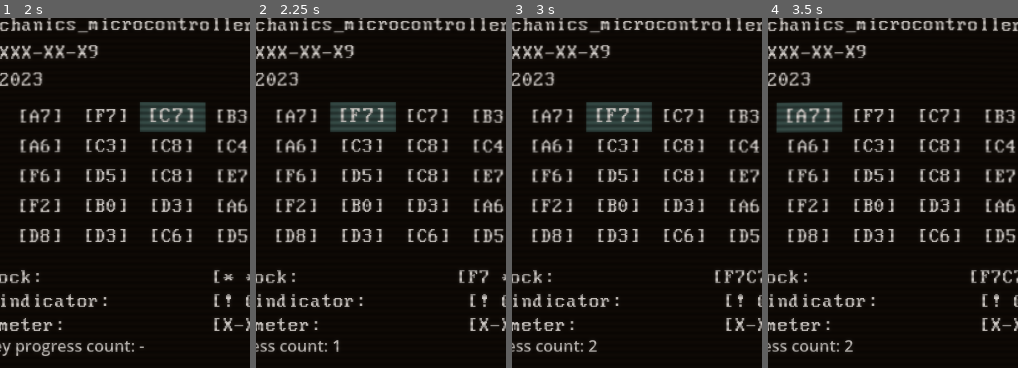
Above: before the commit, frames 1-4 (left to right).
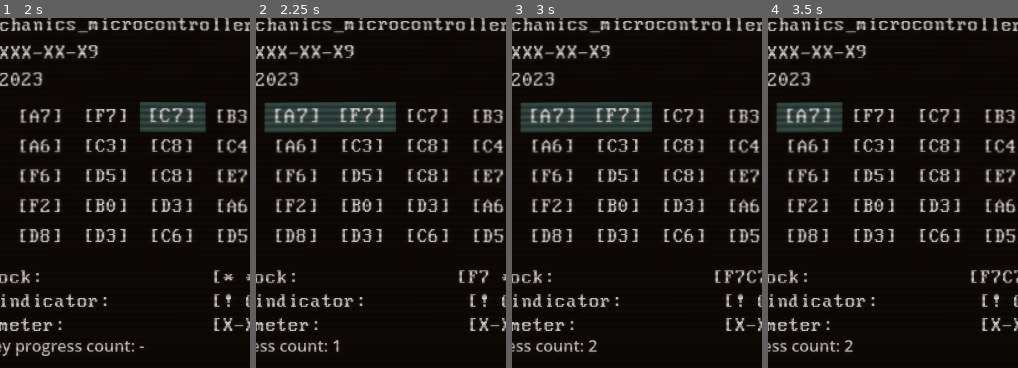
Above: after the commit, the same moments.

Repository: RusanJoshi/MAT_H.dx
Game: Godot game, scene res://main scenes/main.tscn
The game is run twice, just before and just after one commit, with the same random seed, the same clock (stepped at 60 frames per second) and the same inputs.
Inputs (mouse positions are % of the whole screen's width and height, from its top left):
- Up to frame 1 (2 s): tap Enter at 0.5 s; drag from (20, 21) to (47, 21) at 0.52 s; tap Space at 1.25 s; drag from (33, 21) to (60, 21) at 1.27 s
- Up to frame 2 (2.25 s): tap Enter at 2 s; move the mouse to (47, 21) at 2.02 s; hold Right (right_key) from 2.03 s (still down); tap R (r_key) at 2.1 s; click (47, 21) at 2.17 s
- Up to frame 3 (3 s): release Right (right_key) at 2.75 s; tap Space at 2.75 s; drag from (60, 21) to (33, 21) at 2.77 s
- Up to frame 4 (3.5 s): no input
The pictures show only the part of the screen within x 25-75%, y 7-57%; the shares and areas given below are measured in that part.

Frame 1 is identical in both runs. In frame 2, 2.1% of the frame differs, in the area x 3-30%, y 24-33%; in frame 3, 2.1%; in frame 4, nothing differs.

Commit message:
commit 1

Diff:
--- a/scripts/matrix.gd
+++ b/scripts/matrix.gd
@@ -19,7 +19,10 @@
 
 #temp vars for testing
 var temp_rng := RandomNumberGenerator.new() #TODO: Delete later
-var spotlight_cell
+var spotlight_cell # current cell hovered over
+var previous_cell # previous cell hovered over
+var current_x_nav: int
+var current_y_nav: int
 
 func _ready():
 	print("matrix.gd... loaded")
@@ -37,15 +40,14 @@
 func _process(delta):
 	if(has_focus):
 		if(Input.is_action_just_pressed("up_key")):
-			#horizontal_partition_array[temp_rng.randi_range(0, ConfigGame.horizontal_dimension-1)]
+			matrix_navigation(0,-1)
 			spotlight_cell = partitioned_cell_array[temp_rng.randi_range(0, ConfigGame.horizontal_dimension-1)][temp_rng.randi_range(0, ConfigGame.horizontal_dimension-1)]
-			spotlight_cell.cell_hover(true)
 		if(Input.is_action_just_pressed("down_key")):
-			pass
+			matrix_navigation(0,1)
 		if(Input.is_action_just_pressed("left_key")):
-			pass
+			matrix_navigation(-1,0)
 		if(Input.is_action_just_pressed("right_key")):
-			pass
+			matrix_navigation(1,0)
 
 func partition_and_cells_setup():
 	for v_counting in ConfigGame.vertical_dimension:
@@ -144,6 +146,31 @@
 	passkey_setup()
 	occurrence_count_update()
 
+func matrix_navigation(pXNav: int = 0, pYNav: int = 0):
+	if(navigation_limit_check(pXNav, pYNav)):
+		current_x_nav += pXNav
+		current_y_nav += pYNav
+
+		previous_cell = spotlight_cell
+		if(previous_cell == null):
+			print("Nothing")
+		else: previous_cell.cell_hover(false)
+		spotlight_cell = partitioned_cell_array[current_y_nav][current_x_nav] # new cell at updated coords
+		spotlight_cell.cell_hover(true)
+
+func navigation_limit_check(pXNav: int = 0, pYNav: int = 0):
+	var x_check: bool = false
+	var y_check: bool = false
+
+	if(pXNav+current_x_nav >= 0 && pXNav+current_x_nav <= ConfigGame.horizontal_dimension-1):
+		x_check = true
+	if(pYNav+current_y_nav >= 0 && pYNav+current_y_nav <= ConfigGame.vertical_dimension-1):
+		y_check = true
+
+	if(x_check && y_check):
+		return true
+	else: return false
+
 func test_local(): # ex.) prints outs "0x01passkey_actualA1"
 
 	pass
